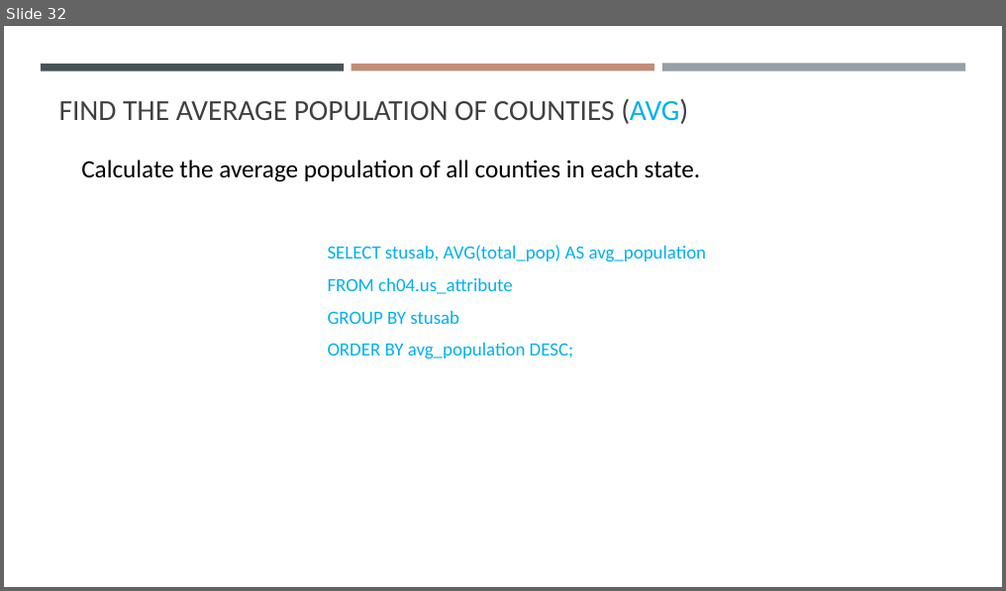
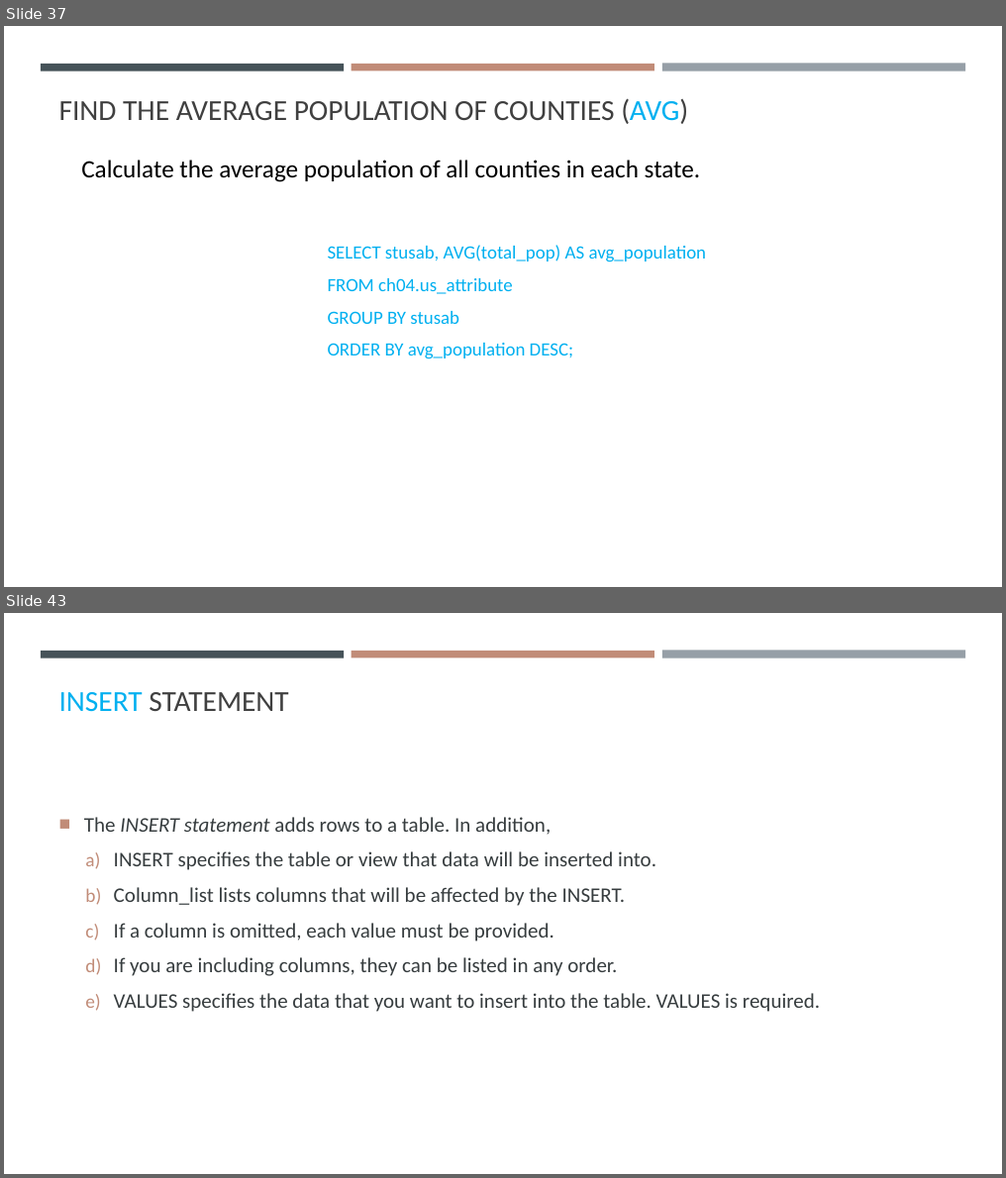
Before and after one commit to gisynw/ssj-376, a slide deck: docs/Lectures/Week04/Week04_SimpleSQL.pptx. Shown one above the other, each under a label of ours: slide 32 before the commit, slides 37 and 43 after it; the slides between them are not shown. The pictures are 1006x591 and 1006x1178 pixels, drawn with LibreOffice and Linux fonts; fonts in the diff are those of the drawing. Boxes give left, top, right and bottom in pixels: in the first picture for what was removed or moved away, otherwise in the second. Text is boxed around its words. In the diff, an @@ line names an element or a change of style, - is before the commit and + after.

```diff
--- a/docs/Lectures/Week04/Week04_SimpleSQL.pptx
+++ b/docs/Lectures/Week04/Week04_SimpleSQL.pptx
@@ slide 43 added at (4,613,1002,1174), background #FFFFFF; not listed: 3 template elements that a slide beside it also shows @@
@@ title added at (59,692,288,712), 28 pt, text #404040 @@
+INSERT STATEMENT
@@ text added at (84,817,820,1012), 20 pt, text #373D3F @@
+■ The INSERT statement adds rows to a table. In addition,
+  a) INSERT specifies the table or view that data will be inserted into.
+  b) Column_list lists columns that will be affected by the INSERT.
+  c) If a column is omitted, each value must be provided.
+  d) If you are including columns, they can be listed in any order.
+  e) VALUES specifies the data that you want to insert into the table. VALUES is required.
@@ what was slide 32 is now slide 37 @@
```
Also in this commit, not shown: 11 slides changed, 11 other slides added, 2 other files.
